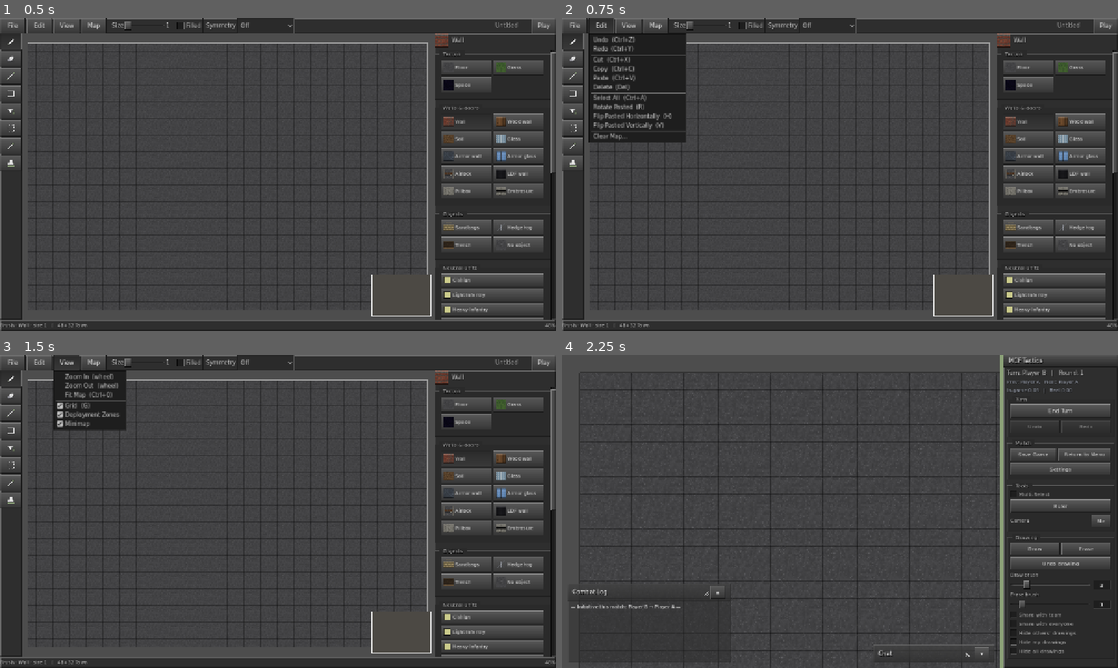
Above: before the commit, frames 1-4 (two rows, left to right).
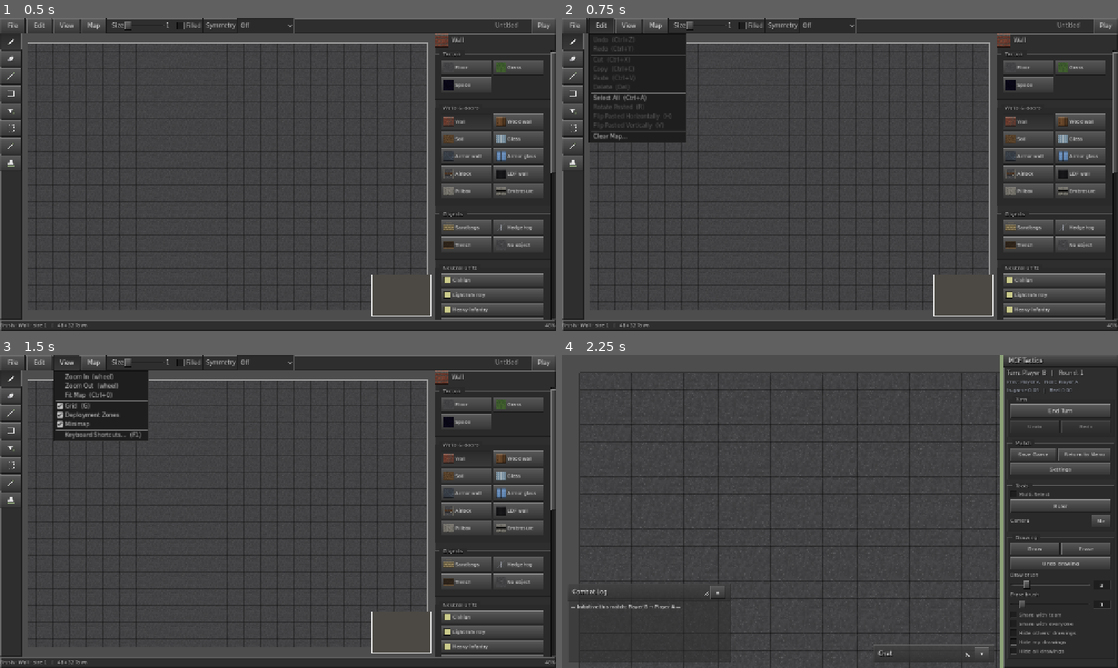
Above: after the commit, the same moments.

Repository: Broiler2113/mcf-isotope
Game: Godot game, scene res://scenes/MapEditor.tscn
Same seed, same stepped clock (60 frames per second), same inputs: the game is played once before the commit and once after it. This scene is started directly instead of the project's main scene.
Inputs:
- Up to frame 1 (0.5 s): no input
- Up to frame 2 (0.75 s): click "Edit" at 0.5 s
- Up to frame 3 (1.5 s): click "View" at 1.25 s
- Up to frame 4 (2.25 s): click "Play" at 2 s

Frame 1 is identical in both runs. In frame 2, 0.7% of the frame differs, in the area x 5-20%, y 6-36%; in frame 3, 1.3%, in the area x 9-27%, y 4-28%; in frame 4, nothing differs.

Commit message:
Editor: zone numbers on the map, greyed-out Edit items, a shortcuts window (F1)
Co-Authored-By: Claude Opus 5.5 <noreply@anthropic.com>
Claude-Session: https://claude.ai/code/session_01L8aHueDJzBn7fsxLWDti5L

Diff:
--- a/scenes/MapEditor.gd
+++ b/scenes/MapEditor.gd
@@ -108,6 +108,9 @@
 var _zone_img: Image = null
 var _zone_tex: ImageTexture = null
 var _zone_stale := false
+## Номера зон на холсте: середина каждой зоны, пересчёт только когда зоны менялись.
+var _zone_centers: Dictionary = {}
+var _zone_centers_dirty := true
 var _mini_img: Image = null
 var _mini_tex: ImageTexture = null
 var _mini_stale := false
@@ -208,6 +211,7 @@
 		_mini_rect.texture = _mini_tex
 	_zone_stale = false
 	_mini_stale = false
+	_zone_centers_dirty = true
 	_selection = Rect2i()
 	_float = {}
 	_refresh_palette()
@@ -324,6 +328,7 @@
 	if zone_changed:
 		_zone_img.set_pixel(x, y, _zone_color(int(t[4])))
 		_zone_stale = true
+		_zone_centers_dirty = true
 	_mini_img.set_pixel(x, y, map_color(map, i, _env))
 	_mini_stale = true
 
@@ -941,6 +946,8 @@
 			_refresh_menu_checks()
 		KEY_F5:
 			play()
+		KEY_F1:
+			_shortcuts_dialog()
 		_:
 			for t: Dictionary in TOOLS:
 				if e.keycode == t["key"]:
@@ -1062,9 +1069,34 @@
 			if cs >= 14.0:
 				draw_string(font, o + Vector2(CELL * 0.22, CELL * 0.62), Sprites.unit_tag(s["stats_id"]),
 						HORIZONTAL_ALIGNMENT_LEFT, -1, 14, Color.WHITE)
+	if show_zones:
+		_draw_zone_numbers(font)
 	_draw_symmetry_axes()
 	_draw_overlays()
 	draw_set_transform(Vector2.ZERO, 0.0, Vector2.ONE)
+
+## Номер зоны крупно в её середине — какая из цветных областей кому достанется.
+func _draw_zone_numbers(font: Font) -> void:
+	if _zone_centers_dirty:
+		var sums := {}
+		for i in map.width * map.height:
+			var z: int = map.zone_owner[i]
+			if z < 0:
+				continue
+			var acc: Array = sums.get(z, [Vector2.ZERO, 0])
+			acc[0] += Vector2(i % map.width, i / map.width)
+			acc[1] += 1
+			sums[z] = acc
+		_zone_centers.clear()
+		for z: int in sums:
+			_zone_centers[z] = (sums[z][0] / float(sums[z][1]) + Vector2(0.5, 0.5)) * CELL
+		_zone_centers_dirty = false
+	var fs := int(clampf(28.0 / zoom, 16.0, 400.0))
+	for z: int in _zone_centers:
+		var txt := str(z + 1)
+		var at: Vector2 = _zone_centers[z] + Vector2(-fs * 0.3 * txt.length(), fs * 0.35)
+		draw_string_outline(font, at, txt, HORIZONTAL_ALIGNMENT_LEFT, -1, fs, maxi(2, fs / 6), Color(0, 0, 0, 0.85))
+		draw_string(font, at, txt, HORIZONTAL_ALIGNMENT_LEFT, -1, fs, Color(1, 1, 1, 0.95))
 
 func _draw_symmetry_axes() -> void:
 	var col := Ui.accent_color()
@@ -1202,7 +1234,8 @@
 			["Clear Map…", _clear_dialog]]],
 		["View", [["Zoom In  (wheel)", zoom_in], ["Zoom Out  (wheel)", zoom_out],
 			["Fit Map  (Ctrl+0)", fit_view], [],
-			["check:grid", "Grid  (G)"], ["check:zones", "Deployment Zones"], ["check:mini", "Minimap"]]],
+			["check:grid", "Grid  (G)"], ["check:zones", "Deployment Zones"], ["check:mini", "Minimap"], [],
+			["Keyboard Shortcuts…  (F1)", _shortcuts_dialog]]],
 		["Map", [["Resize…", _resize_dialog], [], ["label", "Preset"]] + _preset_items()],
 	]:
 		var mb := MenuButton.new()
@@ -1228,6 +1261,8 @@
 				pm.add_item(item[0])
 				actions.append(item[1])
 		pm.index_pressed.connect(func(idx: int) -> void: _menu_action(actions[idx]))
+		if spec[0] == "Edit":
+			pm.about_to_popup.connect(_refresh_edit_menu.bind(pm))
 		row.add_child(mb)
 		_menus[spec[0]] = pm
 	row.add_child(VSeparator.new())
@@ -1285,6 +1320,24 @@
 	row.add_child(play_btn)
 	_set_brush_size(brush_size)
 	_refresh_menu_checks()
+
+## Пункты «Правки», которым сейчас нечего делать, гаснут: откат без истории, вставка без
+## буфера, копия без выделения.
+func _refresh_edit_menu(pm: PopupMenu) -> void:
+	for i in pm.item_count:
+		var t := pm.get_item_text(i)
+		var off := false
+		if t.begins_with("Undo"):
+			off = _undo_stack.is_empty()
+		elif t.begins_with("Redo"):
+			off = _redo_stack.is_empty()
+		elif t.begins_with("Cut") or t.begins_with("Copy") or t.begins_with("Delete"):
+			off = not _has_selection()
+		elif t.begins_with("Paste"):
+			off = _clipboard.is_empty()
+		elif t.begins_with("Rotate") or t.begins_with("Flip"):
+			off = _float.is_empty()
+		pm.set_item_disabled(i, off)
 
 func _preset_items() -> Array:
 	var out: Array = []
@@ -2144,6 +2197,39 @@
 		resize_map(int(w.value), int(h.value))
 		fit_view()]])
 
+func _shortcuts_dialog() -> void:
+	var grid := GridContainer.new()
+	grid.columns = 2
+	grid.add_theme_constant_override("h_separation", 24)
+	grid.add_theme_constant_override("v_separation", 4)
+	var rows := [
+		["B / E / L / R / F", "Brush, Eraser, Line, Rectangle, Fill"],
+		["M / I / T", "Select, Eyedropper, Stamp"],
+		["Alt + click", "Pick the tile under the cursor"],
+		["[  ]", "Brush size"],
+		["R / H / V", "Rotate / flip what you are placing"],
+		["Ctrl+Z / Ctrl+Y", "Undo / redo"],
+		["Ctrl+C / X / V", "Copy, cut, paste the selection"],
+		["Delete", "Clear the selection"],
+		["Ctrl+A", "Select the whole map"],
+		["Esc", "Cancel placing, drop the selection"],
+		["Ctrl+S / Ctrl+Shift+S", "Save / save as"],
+		["Ctrl+N / Ctrl+O", "New map / open"],
+		["WASD, arrows, right-drag", "Pan"],
+		["Wheel / Ctrl+0", "Zoom / fit the map"],
+		["G", "Grid on or off"],
+		["F5", "Play this map"],
+	]
+	for r: Array in rows:
+		var k := Label.new()
+		k.text = r[0]
+		k.add_theme_color_override("font_color", Ui.text_accent_color())
+		grid.add_child(k)
+		var d := Label.new()
+		d.text = r[1]
+		grid.add_child(d)
+	_dialog("Keyboard Shortcuts", grid, [["Close", null]], 460.0)
+
 func _clear_dialog() -> void:
 	_confirm("Clear Map", "Erase everything and start again from the %s preset's ground? You can undo this."
 			% MapPresets.name_of(map.environment()), "Clear", clear_map)
